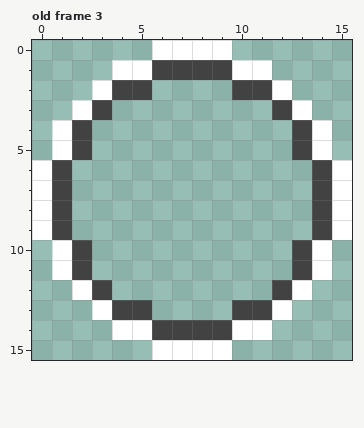
Two versions of one pixel-art file, 设计与资源/UI/ui_16x16.aseprite. The picture above is the old version.
16x16 pixels, 14 frames. Shown: old frame 3. The commit also changed other frames, which this record leaves out.
New version:
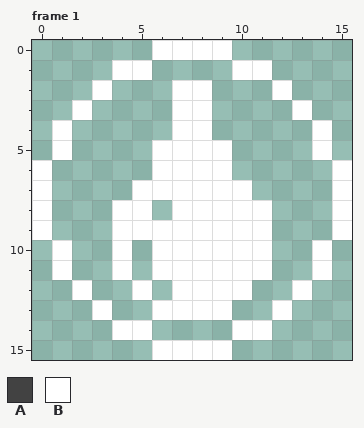
Palette (. is transparent): A #424242  B #ffffff
A new or re-ordered frame is compared with the old frame closest to it.
Difference:
layer "elemental" added
layer "board" now hidden
frames re-ordered
Frame 1 against old frame 3:
The author put colour B in rows 2 to 4 at x 7 to 8; in rows 5 to 6 at x 6 to 9; in row 7 at x 5 to 10; in row 8 at x 4 to 5 and 7 to 11; in row 9 at x 4 to 11; in rows 10 to 11 at x 4 and 6 to 11.
The author put colour B in row 12 at x 5 and 7 to 10; in row 13 at x 6 to 9.
Colour A is gone in row 1 at x 6 to 9; in row 2 at x 4 to 5 and 10 to 11; in row 3 at x 3 and 12; in rows 4 to 5 at x 2 and 13; in rows 6 to 9 at x 1 and 14; in rows 10 to 11 at x 2 and 13.
Colour A is gone in row 12 at x 3 and 12; in row 13 at x 4 to 5 and 10 to 11; in row 14 at x 6 to 9.
Pixel boxes of the changes (left, top, right, bottom) in both pictures:
changed: (52, 60, 332, 340)
